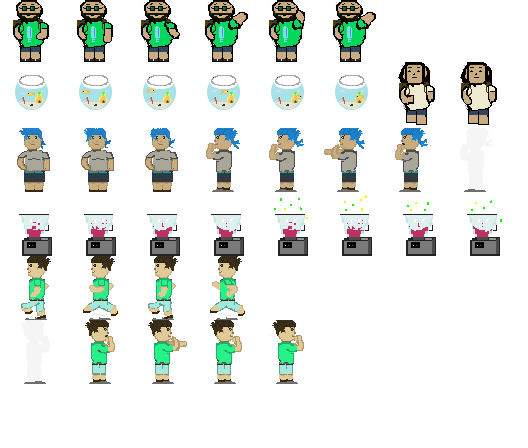
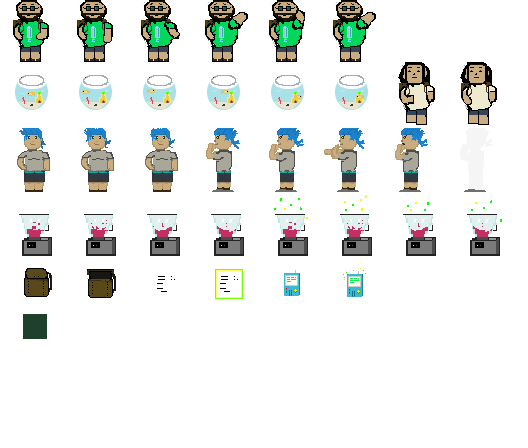
The second 528×448 image is a revision of the first. Changes to its layers:
painted on "Background" over (x1=20, y1=256, x2=366, y2=384)
